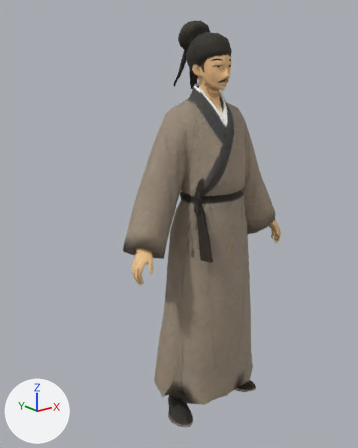
What one commit did to the glTF model web/public/assets/chars/official.glb.
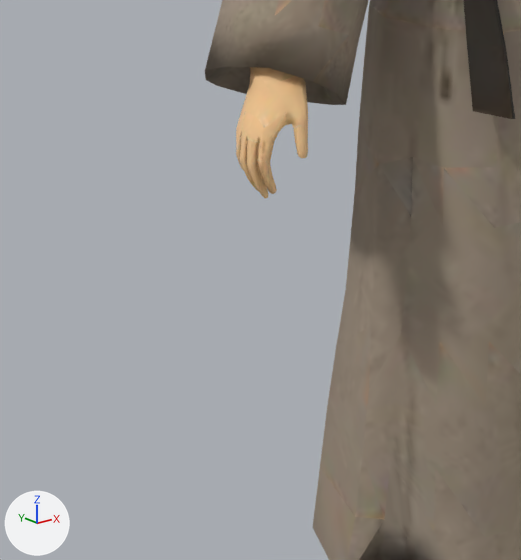
Old and new are each drawn whole from a 50 mm lens placed at (-1.39, -1.554, 1.516), pointed at (-0.112, 0.043, 0.878) and again close up on the part from 18% to 60% of the width and 51% to 87% of the height. Lighting does not change. The marker at lower left points along +X, +Y and +Z. The first two pictures are the older version. The close-ups show mesh edges as thin lines. Where no turn or scale is listed for an object, it has been applied to the vertices.

The first close-up shows 'char1'.
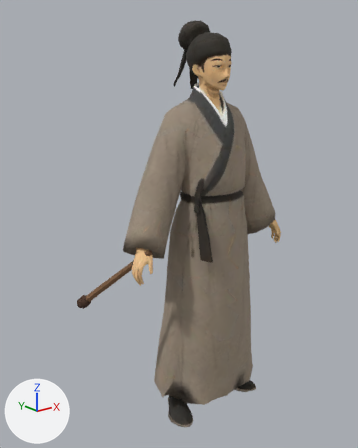
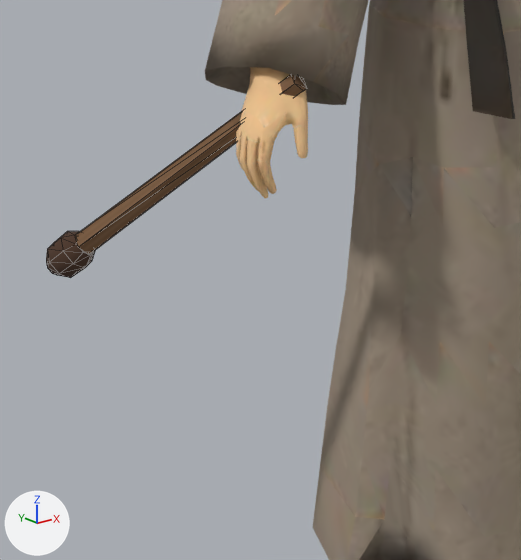
Edits to the scene script, one JSON object a line:
```json
{"op": "add", "block": "img_prop_palette", "code": ["img_prop_palette = load_image('prop_palette', '_unpacked/prop_palette', 256, 256, 'sRGB')"]}
{"op": "add", "block": "mat_prop_palette", "code": ["mat_prop_palette = principled_material('prop_palette')", "mat_prop_palette.texture = img_prop_palette", "mat_prop_palette.roughness = 1.0"]}
{"op": "add", "block": "me_prop_drumstick", "code": ["me_prop_drumstick = bpy.data.meshes.new('prop_drumstick')", "me_prop_drumstick.from_pydata(...)  # 43 vertices, 82 faces; spans x -0.564..-0.345, y -0.095..0.166, z 0.574..0.854", "me_prop_drumstick.materials.append(mat_prop_palette)  # picture img_prop_palette"]}
{"op": "add", "block": "ob_prop_drumstick", "code": ["ob_prop_drumstick = bpy.data.objects.new('prop_drumstick', me_prop_drumstick)", "ob_prop_drumstick.location = (0.0, 0.0, 0.0)"]}
```

Boxes [x1, y1, x2, y2] around the edits, measured in the close-ups (521 x 560 px):
```json
{"object": "prop_drumstick", "change": "added", "after": [46, 75, 307, 278]}
```
